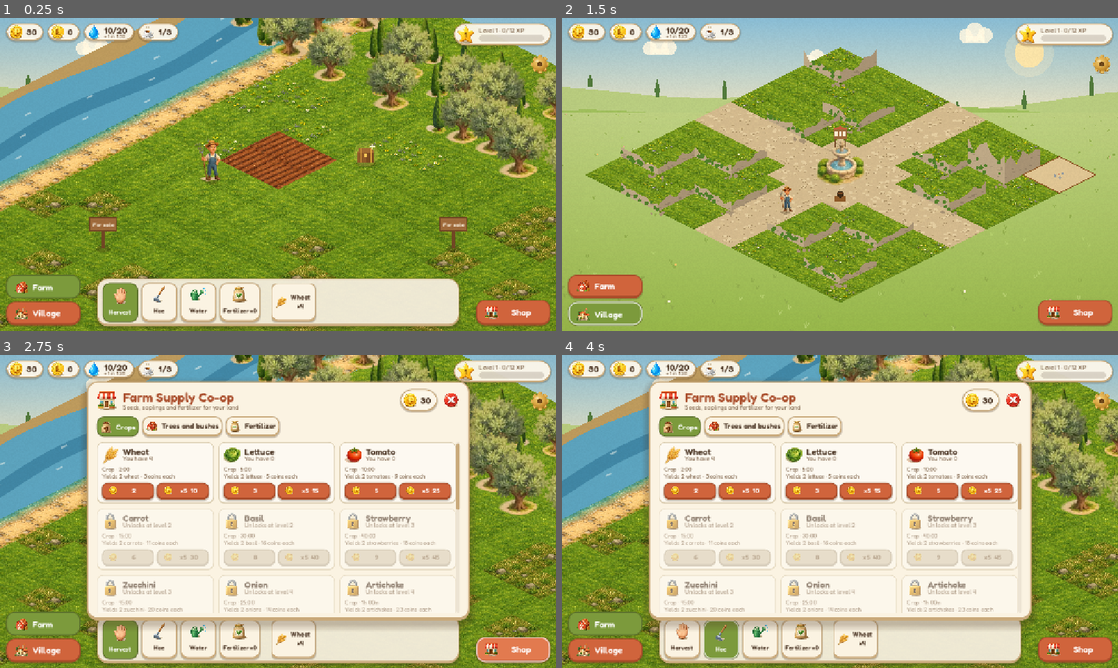
Above: before the commit, frames 1-4 (two rows, left to right).
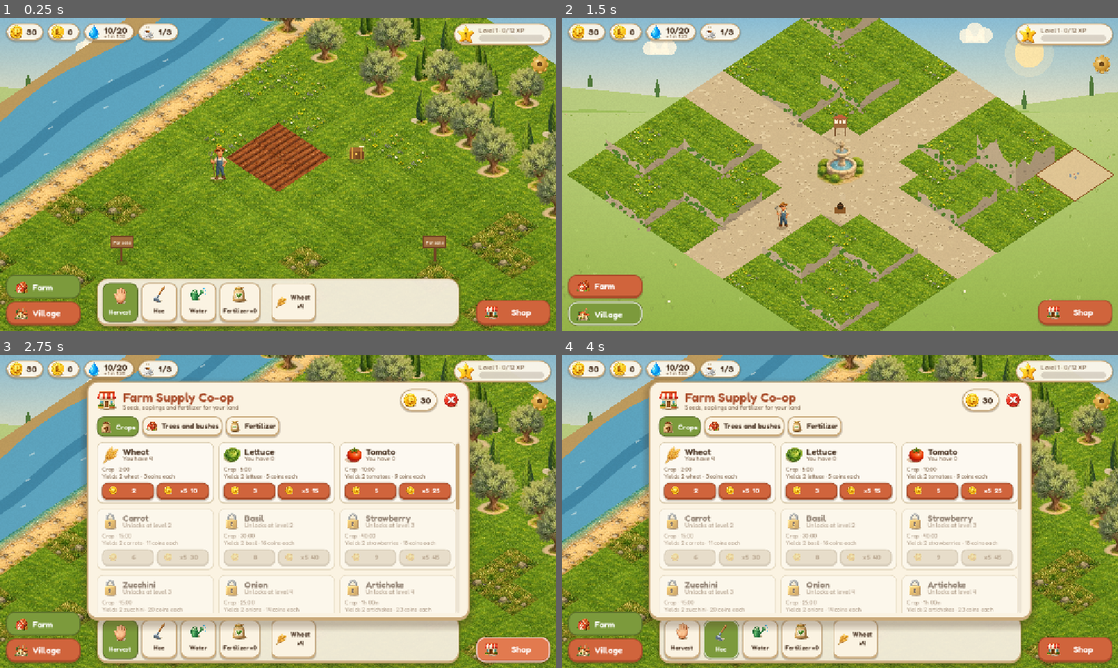
Above: after the commit, the same moments.

Repository: rikigianga24/TerraMia
Game: Godot game, scene res://scenes/main.tscn
Same seed, same stepped clock (60 frames per second), same inputs: the game is played once before the commit and once after it.
Inputs:
- Up to frame 1 (0.25 s): no input
- Up to frame 2 (1.5 s): click "Farm" at 0.5 s; click "Village" at 1.25 s
- Up to frame 3 (2.75 s): click "Shop" at 2 s
- Up to frame 4 (4 s): click "Harvest" at 2.75 s; click "Hoe" at 3.5 s

The runs differ from the first frame. In frame 1, 45% of the frame differs, in the area x 0-100%, y 0-100%; in frame 2, 37%; in frame 3, 19%; in frame 4, 19%.

Commit message:
Mappa con l'angolo isometrico delle mattonelle illustrate (3:2)
- Quadranti 120x80 (rapporto 3:2, circa 34 gradi) invece di 2:1, come il
  foglio del terreno: mattonelle, blocchi delle piante ed edifici hanno
  ora lo stesso angolo. Forma unica in scripts/world/iso.gd per fattoria e
  borgo; tools/cut_sprites.py produce mattonelle 240x160.
- Terra sempre disegnata sotto le piante illustrate (niente fessure).
- Zoom iniziale 1.0, zoom minimo 0.4 per vedere tutta la mappa.
- Rimosso tools/paint_tiles.py (mattonelle dipinte da codice, non più usate).

Co-Authored-By: Claude Opus 5.5 <noreply@anthropic.com>
Claude-Session: https://claude.ai/code/session_01EejtAcNkdnzJb7Be6Qpn18

Diff:
--- a/scenes/borgo/borgo_map.gd
+++ b/scenes/borgo/borgo_map.gd
@@ -10,8 +10,8 @@
 
 signal building_reached(id: String)
 
-const TILE_W := 112.0
-const TILE_H := 56.0
+const TILE_W := Iso.TILE_W
+const TILE_H := Iso.TILE_H
 const SIZE := Vector2i(14, 14)
 const WALK_SPEED := 240.0
 const DRAG_THRESHOLD := 8.0
--- a/scenes/farm/farm.gd
+++ b/scenes/farm/farm.gd
@@ -6,7 +6,7 @@
 ##
 ## Attorno: il fiume a sinistra, il bosco a destra, una strada di pietrisco
 ## davanti dove ogni tanto passa un carretto o un'auto d'epoca.
-## I blocchi di terra sono PNG dipinti (tools/paint_tiles.py); piante,
+## Le mattonelle sono illustrate (tools/cut_sprites.py), quadranti 3:2 (Iso); piante,
 ## contadino, fiume, alberi e veicoli sono disegnati da codice.
 ##
 ## Strumenti (barra in basso):
@@ -21,8 +21,8 @@
 signal tool_changed(tool: String)
 signal sector_tapped(sector: Vector2i)
 
-const TILE_W := 112.0
-const TILE_H := 56.0
+const TILE_W := Iso.TILE_W
+const TILE_H := Iso.TILE_H
 
 const TEX_GRASS := preload("res://assets/graphics/tiles/grass.png")
 const TEX_GRASS_FLOWERS := preload("res://assets/graphics/tiles/grass_flowers.png")
@@ -119,7 +119,7 @@
 	var right := cell_to_local(Vector2i(w.x + int(ROAD_TO) + 1, 0))
 	var bottom := cell_to_local(w)
 	camera.bounds = Rect2(left.x - 40, top.y - 220, right.x - left.x + 80, bottom.y - top.y + 300)
-	camera.zoom = Vector2(1.2, 1.2)
+	camera.zoom = Vector2(1.0, 1.0)
 	camera.center_on(cell_center(Vector2i(3, 3)))
 
 	# Etichette, fumetti e scritte del raccolto vanno sopra il filtro (livello
@@ -411,8 +411,9 @@
 			if not GameState.is_in_grid(cell):
 				_draw_locked_cell(cell)
 				continue
+			# la terra sempre sotto: tra un blocco illustrato e l'altro si vede terra
+			_draw_ground(cell)
 			if not _draw_plant_sprite(cell):
-				_draw_ground(cell)
 				if cell == _hover:
 					draw_polyline(_closed(_diamond(cell, 2.0)), COLOR_HOVER, 2.5, true)
 				_draw_plant(cell)
--- /dev/null
+++ b/scripts/world/iso.gd
@@ -0,0 +1,11 @@
+class_name Iso
+extends RefCounted
+## Forma del quadrante isometrico, la stessa per fattoria e borgo.
+##
+## Rapporto 3:2 (circa 34 gradi), come le mattonelle illustrate del foglio
+## del terreno: così mattonelle, blocchi di terra delle piante ed edifici
+## hanno tutti lo stesso angolo. Le mattonelle in assets/graphics/tiles sono
+## a doppia risoluzione (240x160): vedi tools/cut_sprites.py.
+
+const TILE_W := 120.0
+const TILE_H := 80.0
--- a/scripts/world/world_camera.gd
+++ b/scripts/world/world_camera.gd
@@ -11,7 +11,7 @@
 ## esce dai bordi, e la parte alta della mappa resta sotto l'orizzonte dello
 ## sfondo (Backdrop.HORIZON), che è disegnato a schermo.
 
-const ZOOM_MIN := 0.55
+const ZOOM_MIN := 0.4
 const ZOOM_MAX := 2.2
 const ZOOM_STEP := 1.12
 const KEY_SPEED := 600.0
Binary file changed: assets/graphics/tiles/bank.png
Binary file changed: assets/graphics/tiles/dirt.png
Binary file changed: assets/graphics/tiles/grass.png
Binary file changed: assets/graphics/tiles/grass_dry.png
Binary file changed: assets/graphics/tiles/grass_flowers.png
Binary file changed: assets/graphics/tiles/grass_wild.png
Binary file changed: assets/graphics/tiles/soil.png
Binary file changed: assets/graphics/tiles/soil_wet.png
Not shown, added: scripts/world/iso.gd.uid
Not shown, changed: docs/art_direction.md
